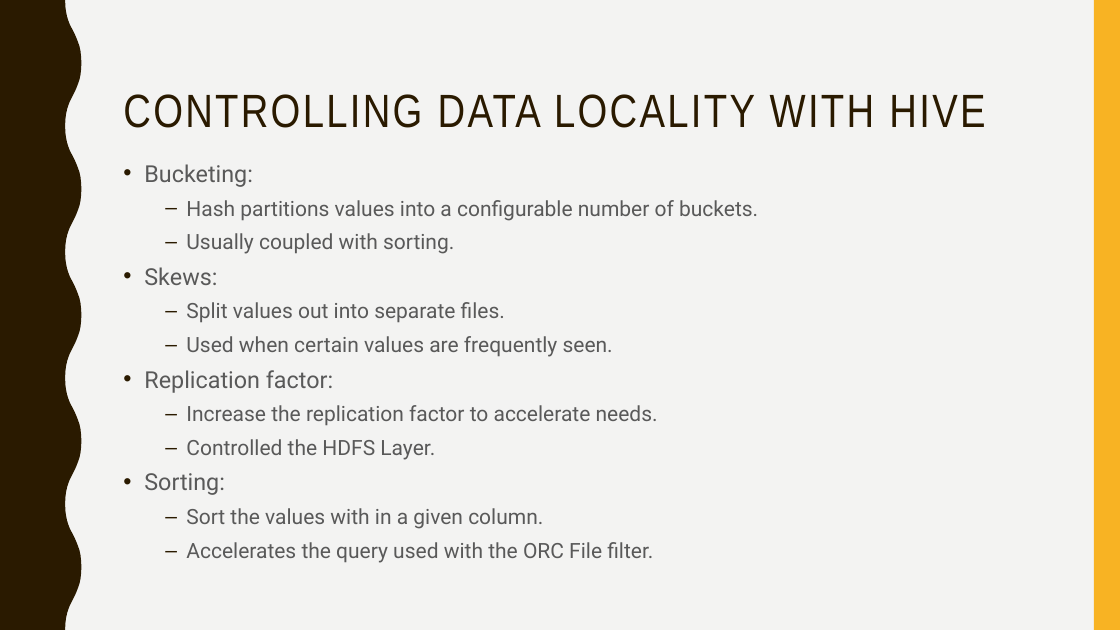
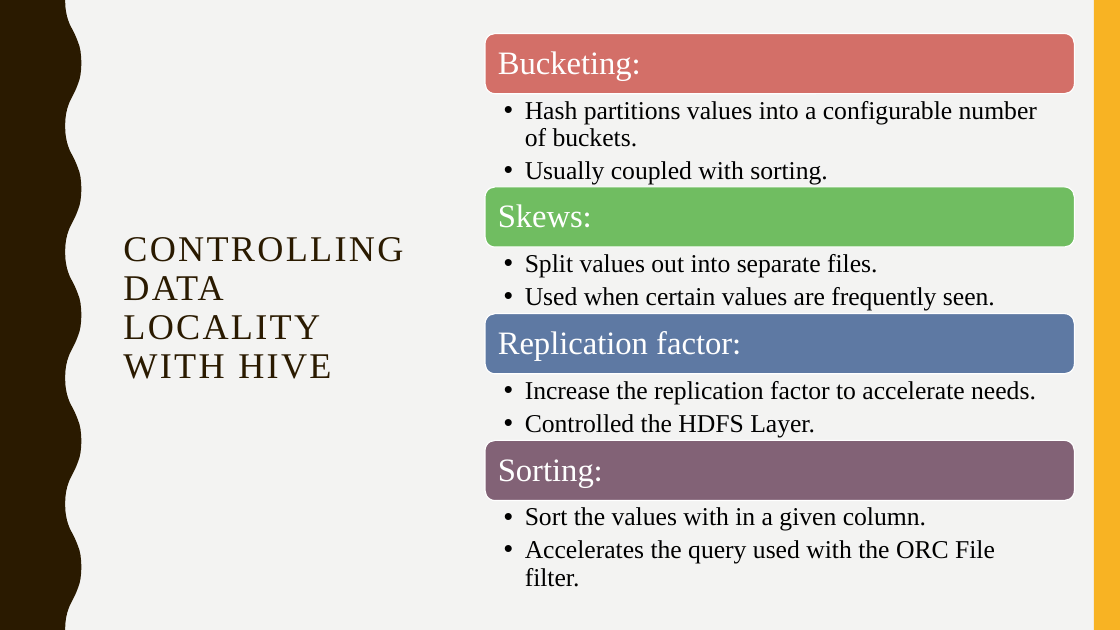
Before and after one commit to badisasairam/Hive, a slide deck: slide 25 of docs/HIVE.pptx. Drawn at 1120x630 pixels with LibreOffice and Linux fonts; fonts in the diff are those of the drawing. Boxes give left, top, right and bottom in pixels: in the first picture for what was removed or moved away, otherwise in the second. Text is boxed around its words. In the diff, an @@ line names an element or a change of style, - is before the commit and + after.

Commit message:
changes in ppt

```diff
--- a/docs/HIVE.pptx
+++ b/docs/HIVE.pptx
@@ title "CONTROLLING DATA LOCALITY WITH HIVE" moved from (x1=123, y1=94, x2=985, y2=128) to (x1=123, y1=237, x2=403, y2=379) @@
@@ title "CONTROLLING DATA LOCALITY WITH HIVE" at (x1=123, y1=237, x2=403, y2=379): size 40 to 31 pt, font Arial Narrow to Times New Roman; vertical alignment top to middle @@
@@ text removed at (x1=144, y1=164, x2=758, y2=563) @@
-• Bucketing:
-  – Hash partitions values into a configurable number of buckets.
-  – Usually coupled with sorting.
-• Skews:
-  – Split values out into separate files.
-  – Used when certain values are frequently seen.
-• Replication factor:
-  – Increase the replication factor to accelerate needs.
-  – Controlled the HDFS Layer.
-• Sorting:
-  – Sort the values with in a given column.
-  – Accelerates the query used with the ORC File filter.
@@ group added at (x1=485, y1=34, x2=1075, y2=587): 8 texts, 4 rounded rectangles @@
+Bucketing:
+  • Hash partitions values into a configurable number of buckets.
+  • Usually coupled with sorting.
+Skews:
+  • Split values out into separate files.
+  • Used when certain values are frequently seen.
+Replication factor:
+  • Increase the replication factor to accelerate needs.
+  • Controlled the HDFS Layer.
+Sorting:
+  • Sort the values with in a given column.
+  • Accelerates the query used with the ORC File filter.
```
Also in this commit, not shown: 34 other slides changed, 1 slide added.
